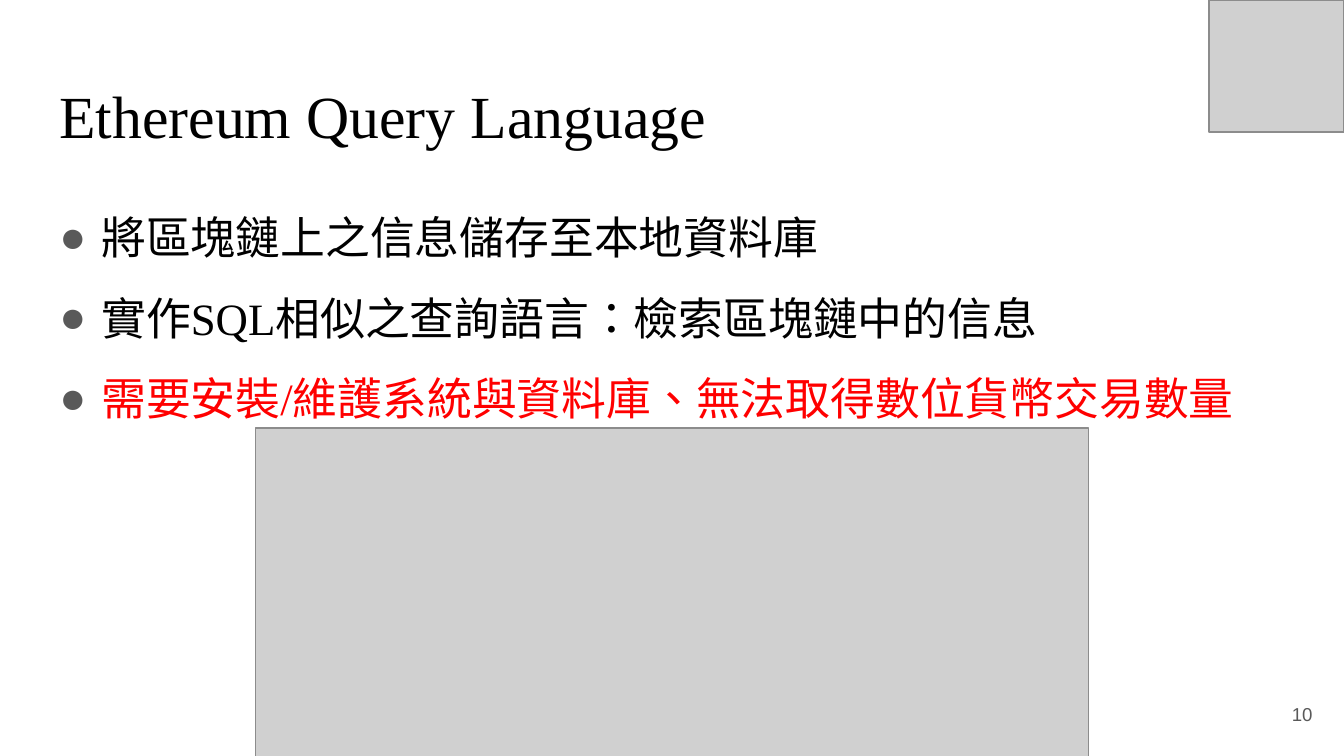
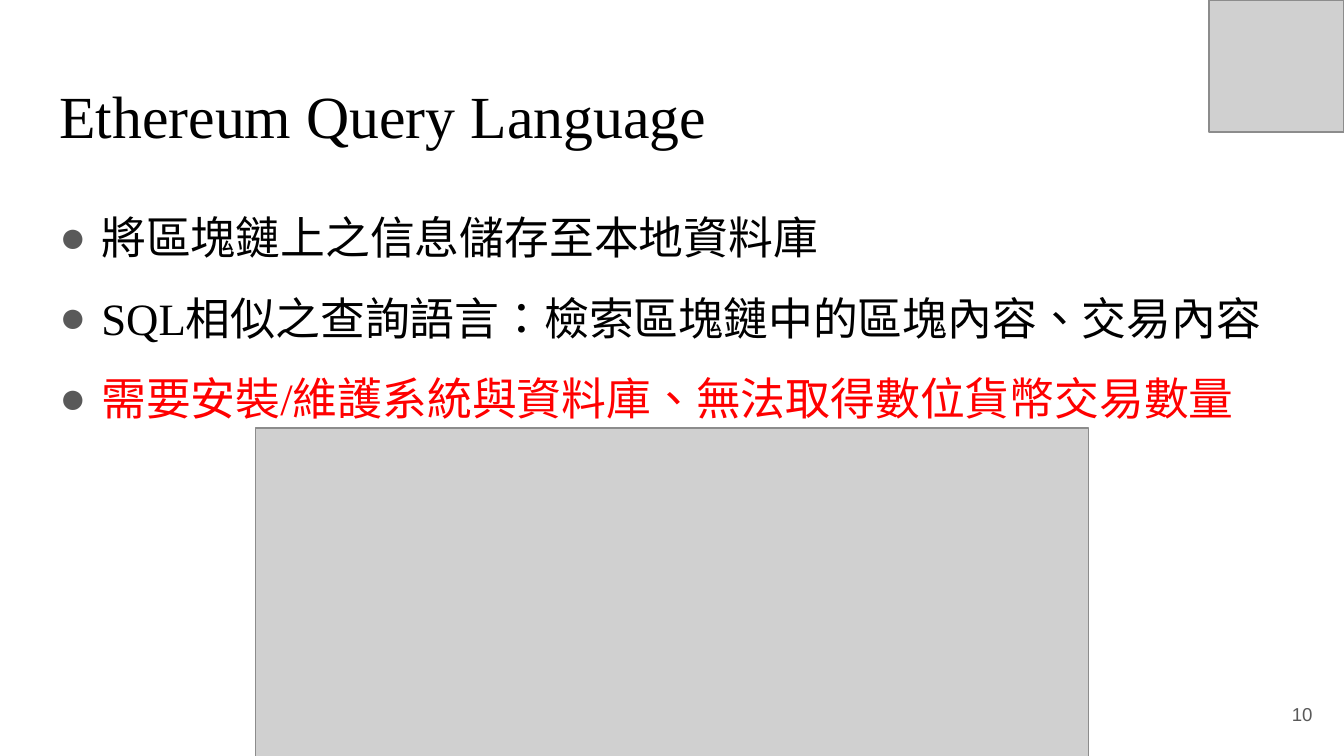
Before and after one commit to RyuChu/A-Decentralized-Digital-Currency-Tracing-Service, a slide deck: slide 10 of Documents/論文簡報_V3.pptx. Drawn at 1344x756 pixels with LibreOffice and Linux fonts; fonts in the diff are those of the drawing; grey boxes stand for pictures. Boxes give left, top, right and bottom in pixels: in the first picture for what was removed or moved away, otherwise in the second. Text is boxed around its words. In the diff, an @@ line names an element or a change of style, - is before the commit and + after.

Commit message:
更新簡報

```diff
--- a/Documents/論文簡報_V3.pptx
+++ b/Documents/論文簡報_V3.pptx
@@ text at bbox=[101, 300, 1261, 343]: text changed @@
-● 實作SQL相似之查詢語言：檢索區塊鏈中的信息
+● SQL相似之查詢語言：檢索區塊鏈中的區塊內容、交易內容
```
